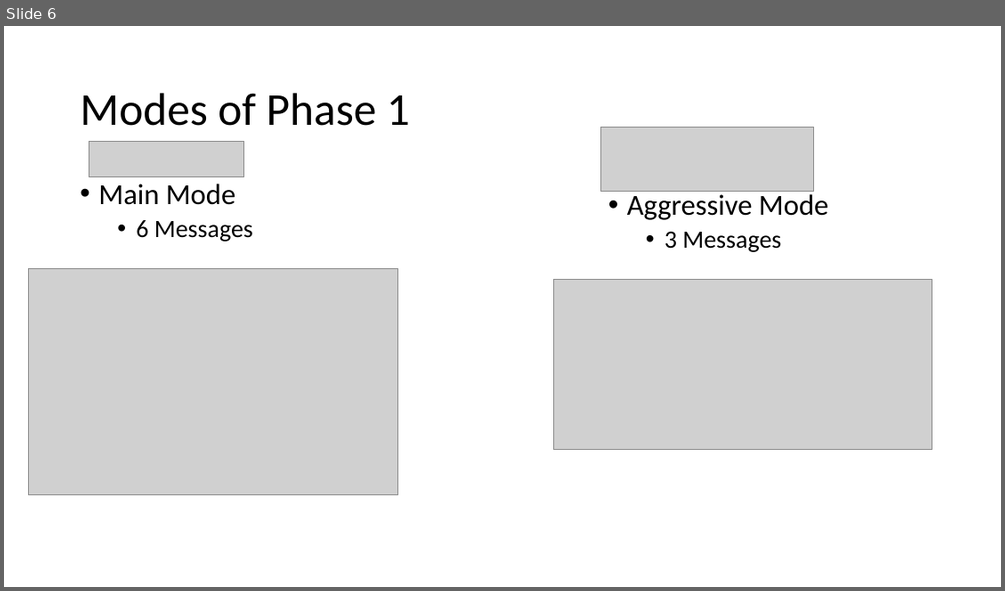
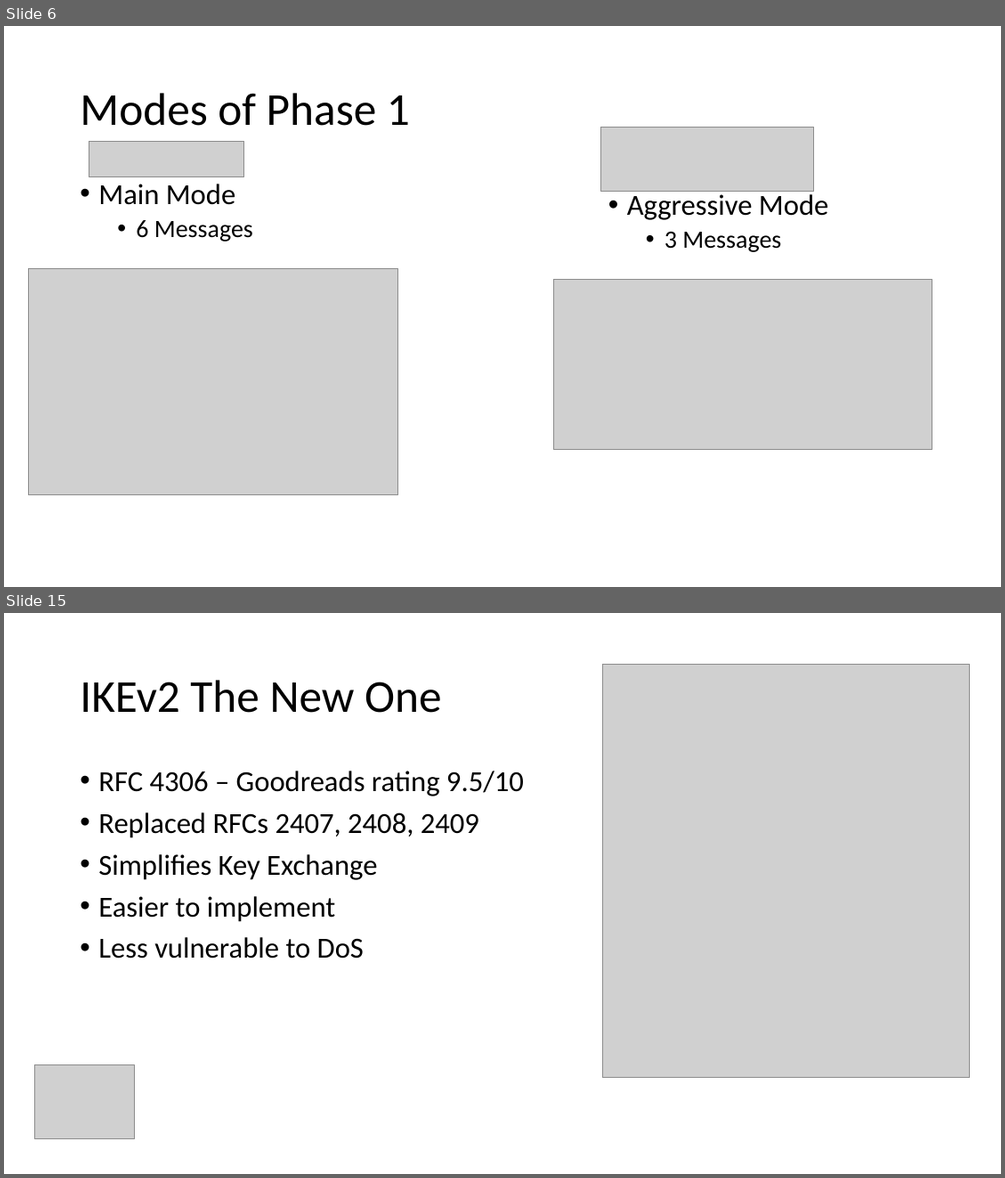
Before and after one commit to ndbellew/AppliedCryptography, a slide deck: Assignments/InternetKeyExchange/Internet Key Exchange.pptx. Shown one above the other, each under a label of ours: slide 6 before the commit, slides 6 and 15 after it; the slides between them are not shown. The pictures are 1005x591 and 1005x1178 pixels, drawn with LibreOffice and Linux fonts; fonts in the diff are those of the drawing; grey boxes stand for pictures. Boxes give left, top, right and bottom in pixels: in the first picture for what was removed or moved away, otherwise in the second. Text is boxed around its words. In the diff, an @@ line names an element or a change of style, - is before the commit and + after.

```diff
--- a/Assignments/InternetKeyExchange/Internet Key Exchange.pptx
+++ b/Assignments/InternetKeyExchange/Internet Key Exchange.pptx
@@ slide 15 added at [4,613,1001,1174], background #FFFFFF @@
@@ picture added at [603,664,971,1078] @@
@@ title added at [80,680,441,713], 44 pt, text #000000 @@
+IKEv2 The New One
@@ text added at [98,771,524,958], 28 pt, text #000000 @@
+• RFC 4306 – Goodreads rating 9.5/10
+• Replaced RFCs 2407, 2408, 2409
+• Simplifies Key Exchange
+• Easier to implement
+• Less vulnerable to DoS
@@ picture added at [34,1064,134,1140] @@
```
Also in this commit, not shown: 6 slides changed, 5 other slides added, 4 slides removed.
